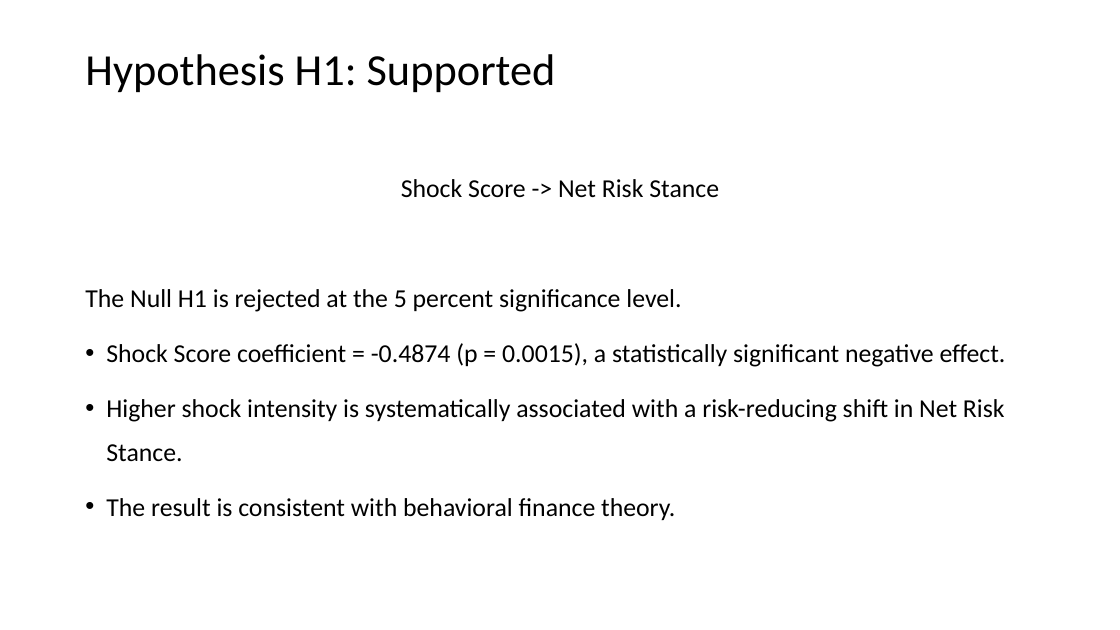
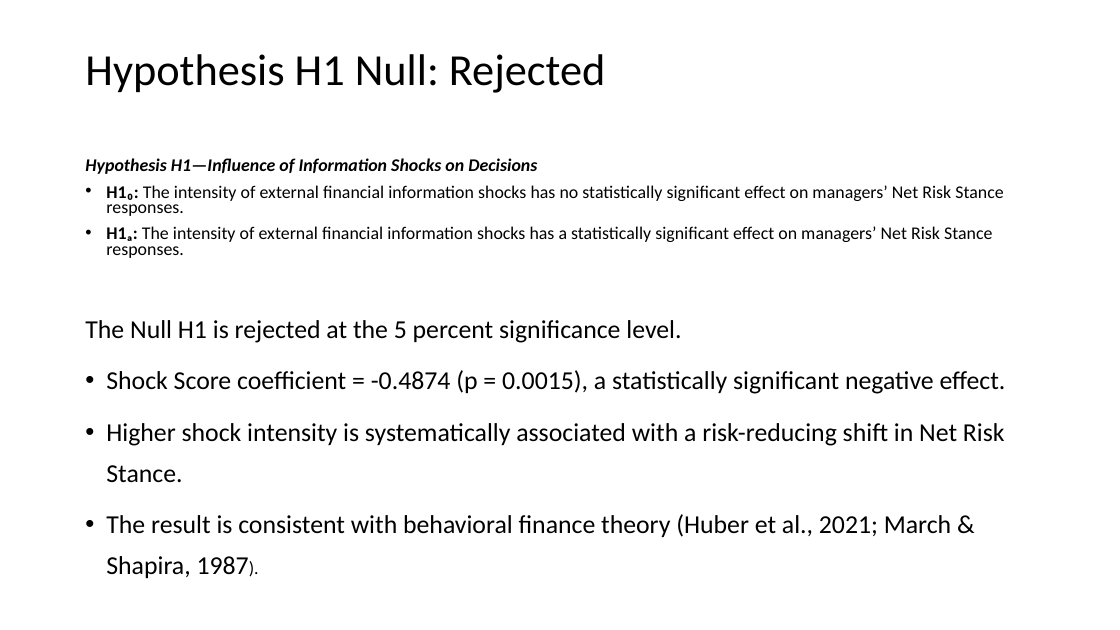
Before and after one commit to Amarows/thesis, a slide deck: slide 10 of documents/aliaksei_malashonak_sbs_thesis_defence.pptx (slide 8 before the commit). Drawn at 1120x630 pixels with LibreOffice and Linux fonts; fonts in the diff are those of the drawing; background and template pictures are left out. Boxes give left, top, right and bottom in pixels: in the first picture for what was removed or moved away, otherwise in the second. Text is boxed around its words. In the diff, an @@ line names an element or a change of style, - is before the commit and + after.

```diff
--- a/documents/aliaksei_malashonak_sbs_thesis_defence.pptx
+++ b/documents/aliaksei_malashonak_sbs_thesis_defence.pptx
@@ title at [85, 54, 606, 93]: text changed @@
-Hypothesis H1: Supported
+Hypothesis H1 Null: Rejected
@@ text at [85, 158, 1003, 258]: text changed; size 22.1 to 15.3 pt @@
-Shock Score -> Net Risk Stance
+Hypothesis H1—Influence of Information Shocks on Decisions
+• H1₀: The intensity of external financial information shocks has no statistically significant effect on managers’ Net Risk Stance responses.
+• H1ₐ: The intensity of external financial information shocks has a statistically significant effect on managers’ Net Risk Stance responses.
@@ text at [85, 320, 1006, 482]: line spacing 1.4 to 1.3 @@
@@ text at [106, 514, 951, 578]: text changed @@
-• The result is consistent with behavioral finance theory.
+• The result is consistent with behavioral finance theory (Huber et al., 2021; March & Shapira, 1987).
```
Also in this commit, not shown: 18 other slides changed, 4 slides added, 2 slides removed.
